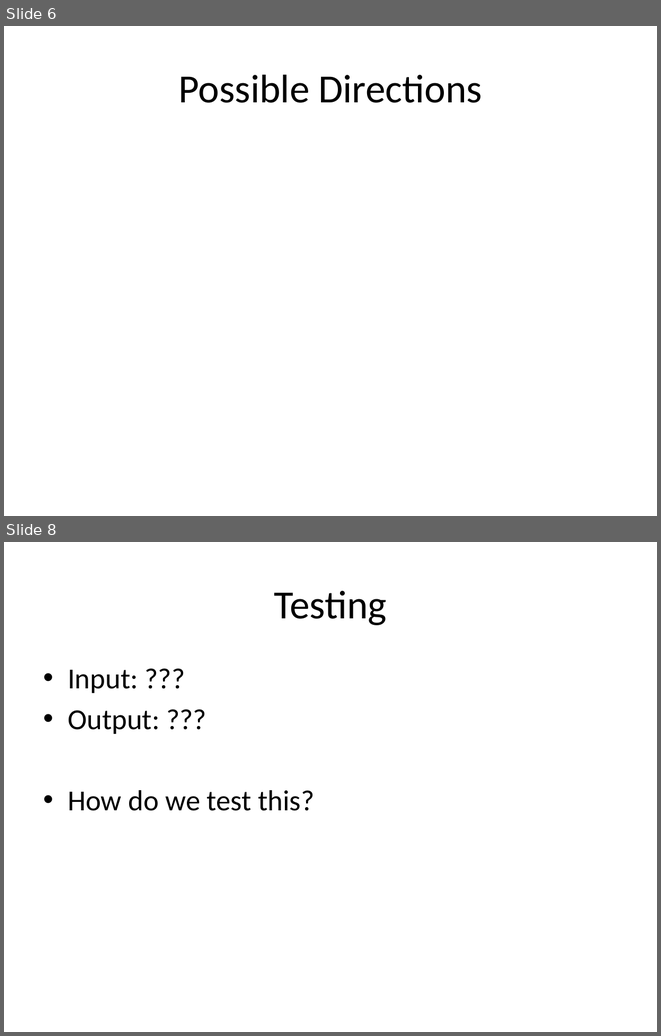
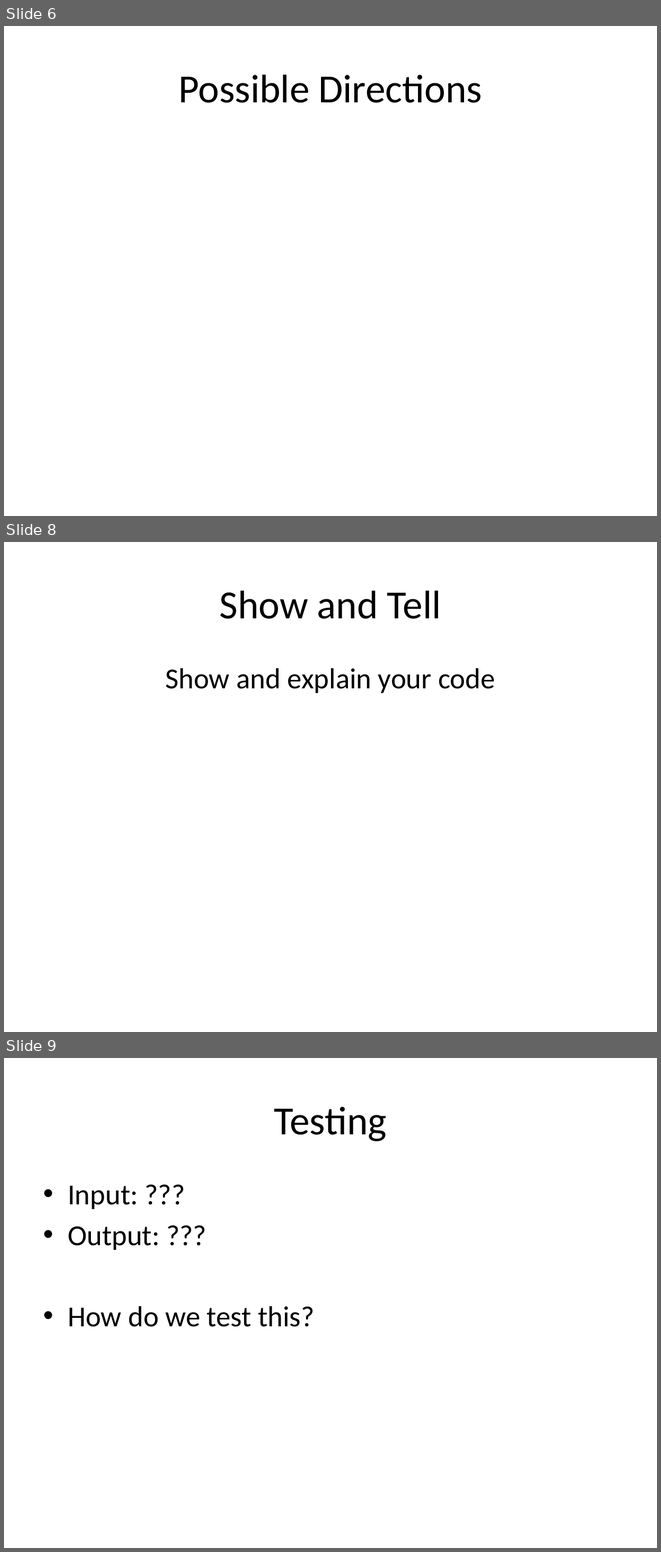
Before and after one commit to LosAlamosCodingDojo/minesweeper-kata, a slide deck: dojo3.pptx. Shown one above the other, each under a label of ours: slides 6 and 8 before the commit, slides 6, 8 and 9 after it; the slides between them are not shown. The pictures are 661x1036 and 661x1552 pixels, drawn with LibreOffice and Linux fonts; fonts in the diff are those of the drawing. Boxes give left, top, right and bottom in pixels: in the first picture for what was removed or moved away, otherwise in the second. Text is boxed around its words. In the diff, an @@ line names an element or a change of style, - is before the commit and + after.

```diff
--- a/dojo3.pptx
+++ b/dojo3.pptx
@@ slide 8 added at (4, 542, 657, 1032), background #FFFFFF @@
@@ title added at (220, 590, 441, 619), 44 pt, text #000000 @@
+Show and Tell
@@ text added at (165, 668, 495, 693), 32 pt, text #000000 @@
+Show and explain your code
@@ what was slide 8 is now slide 9 @@
```
Also in this commit, not shown: 6 slides changed, 3 other slides added, 1 slide removed.
